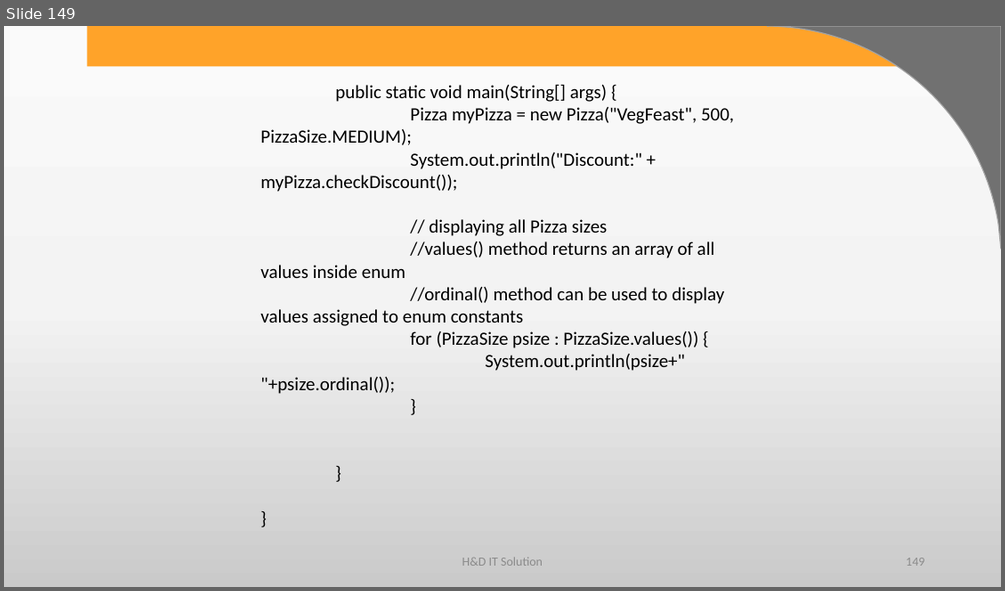
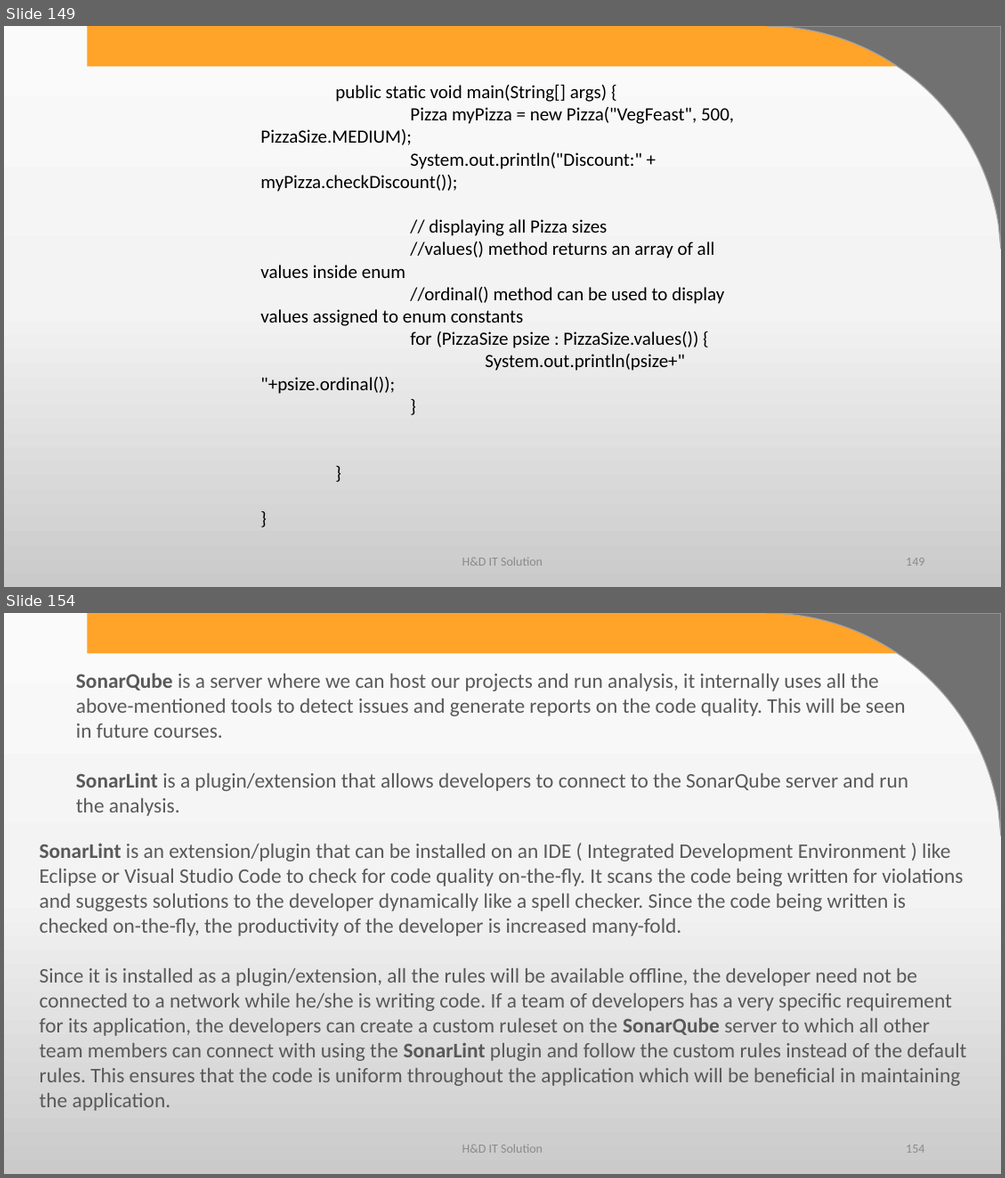
Before and after one commit to harshadasawant/infinite_code, a slide deck: ppt/JAVA syllabus.pptx. Shown one above the other, each under a label of ours: slide 149 before the commit, slides 149 and 154 after it; the slides between them are not shown. The pictures are 1005x591 and 1005x1178 pixels, drawn with LibreOffice and Linux fonts; fonts in the diff are those of the drawing; background and template pictures are left out. Boxes give left, top, right and bottom in pixels: in the first picture for what was removed or moved away, otherwise in the second. Text is boxed around its words. In the diff, an @@ line names an element or a change of style, - is before the commit and + after.

```diff
--- a/ppt/JAVA syllabus.pptx
+++ b/ppt/JAVA syllabus.pptx
@@ slide 154 added at (4, 613, 1001, 1174), background gradient #FBFBFB to #F4F4F4 to #CBCBCB; not listed: 2 template elements that a slide beside it also shows @@
@@ text added at (76, 673, 908, 816), 20 pt, text #595959 @@
+SonarQube is a server where we can host our projects and run analysis, it internally uses all the above-mentioned tools to detect issues and generate reports on the code quality. This will be seen in future courses.
+SonarLint is a plugin/extension that allows developers to connect to the SonarQube server and run the analysis.
@@ text added at (40, 843, 966, 1111), 20 pt, text #595959 @@
+SonarLint is an extension/plugin that can be installed on an IDE ( Integrated Development Environment ) like Eclipse or Visual Studio Code to check for code quality on-the-fly. It scans the code being written for violations and suggests solutions to the developer dynamically like a spell checker. Since the code being written is checked on-the-fly, the productivity of the developer is increased many-fold.
+Since it is installed as a plugin/extension, all the rules will be available offline, the developer need not be connected to a network while he/she is writing code. If a team of developers has a very specific requirement for its application, the developers can create a custom ruleset on the SonarQube server to which all other team members can connect with using the SonarLint plugin and follow the custom rules instead of the default rules. This ensures that the code is uniform throughout the application which will be beneficial in maintaining the application.
@@ text added at (462, 1143, 542, 1152), 12 pt, text #8C8C8C @@
+H&D IT Solution
@@ page number added at (906, 1144, 924, 1152), 12 pt, text #8C8C8C @@
+154
```
Also in this commit, not shown: 4 slides changed, 129 other slides added, 2 other files.
